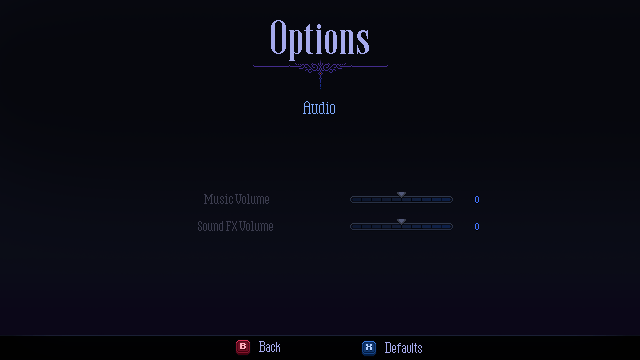
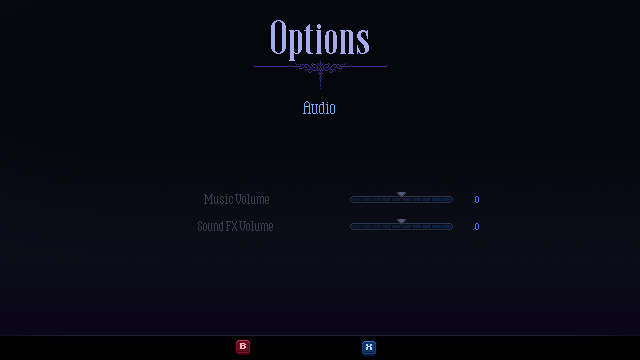
Layer changes from the first w=640, h=360 image to the second:
painted on "back_xbox_0" over (259, 341, 280, 352)
painted on "defaults_xbox_0" over (385, 342, 422, 353)